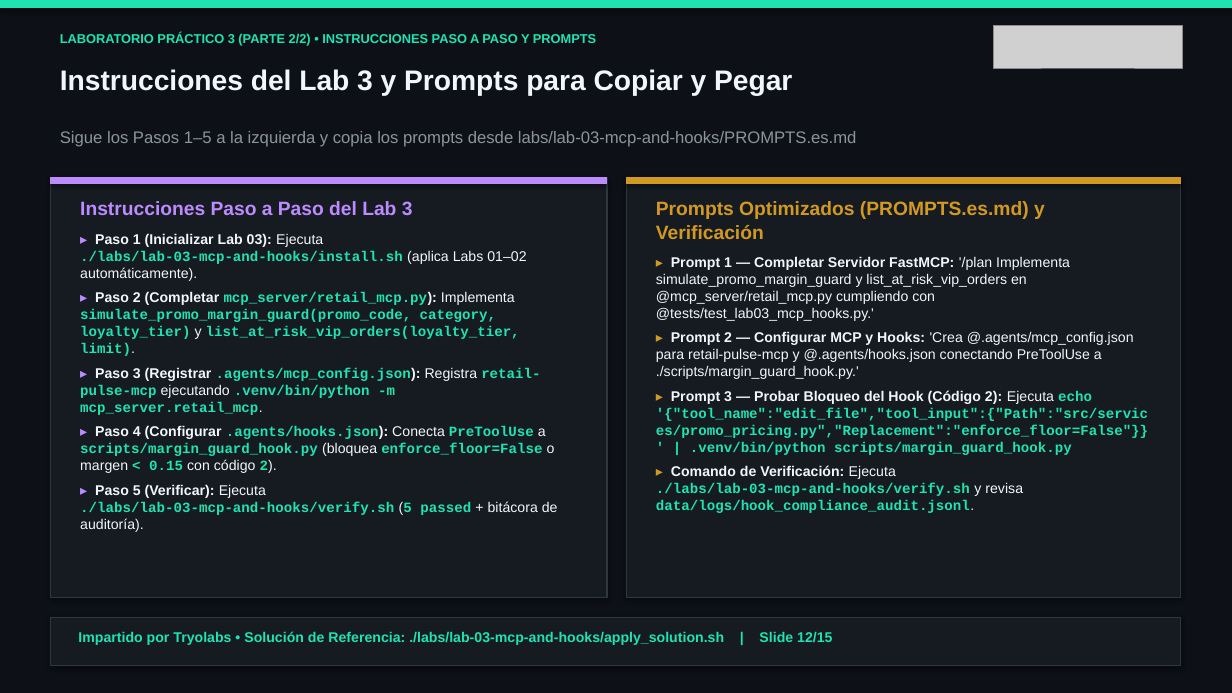
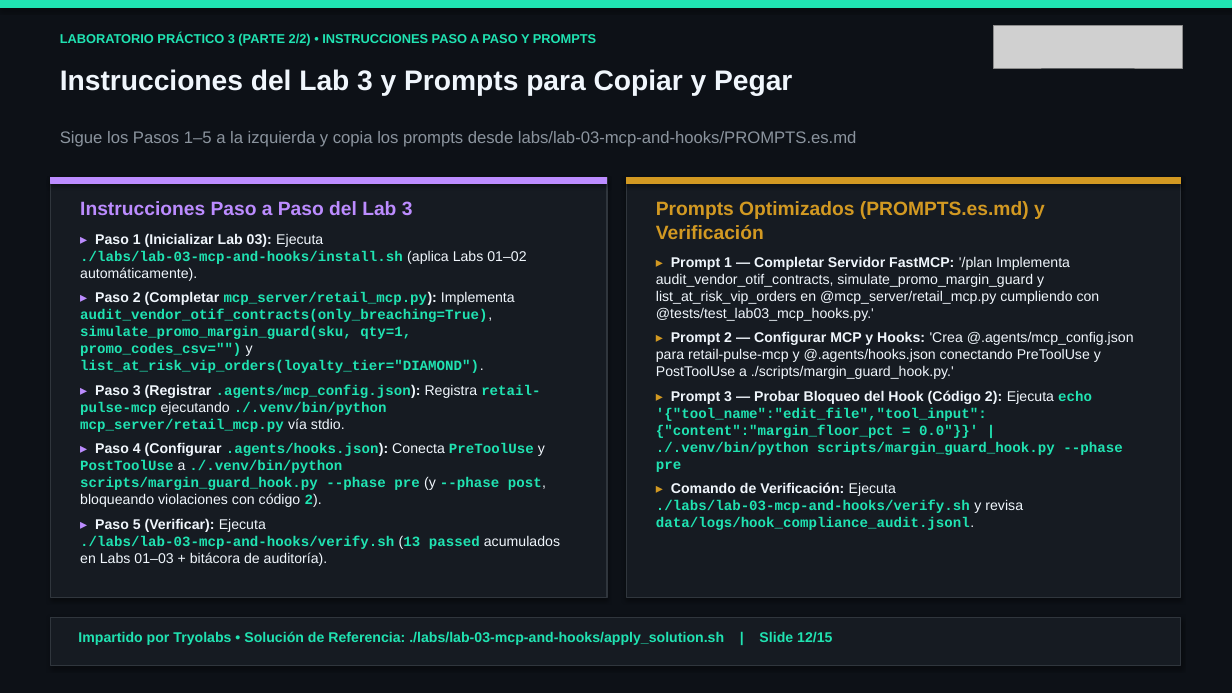
Before and after one commit to tryolabs/antigravity-workshop-retail, a slide deck: slide 12 of slides/antigravity_retail_workshop_es.pptx. Drawn at 1232x693 pixels with LibreOffice and Linux fonts; fonts in the diff are those of the drawing; grey boxes stand for pictures. Boxes give left, top, right and bottom in pixels: in the first picture for what was removed or moved away, otherwise in the second. Text is boxed around its words. In the diff, an @@ line names an element or a change of style, - is before the commit and + after.

```diff
--- a/slides/antigravity_retail_workshop_es.pptx
+++ b/slides/antigravity_retail_workshop_es.pptx
@@ text at [656,256,1134,472]: text changed; bold off @@
-▸ Prompt 1 — Completar Servidor FastMCP: '/plan Implementa simulate_promo_margin_guard y list_at_risk_vip_orders en @mcp_server/retail_mcp.py cumpliendo con @tests/test_lab03_mcp_hooks.py.'
-▸ Prompt 2 — Configurar MCP y Hooks: 'Crea @.agents/mcp_config.json para retail-pulse-mcp y @.agents/hooks.json conectando PreToolUse a ./scripts/margin_guard_hook.py.'
-▸ Prompt 3 — Probar Bloqueo del Hook (Código 2): Ejecuta echo '{"tool_name":"edit_file","tool_input":{"Path":"src/services/promo_pricing.py","Replacement":"enforce_floor=False"}}' | .venv/bin/python scripts/margin_guard_hook.py
+▸ Prompt 1 — Completar Servidor FastMCP: '/plan Implementa audit_vendor_otif_contracts, simulate_promo_margin_guard y list_at_risk_vip_orders en @mcp_server/retail_mcp.py cumpliendo con @tests/test_lab03_mcp_hooks.py.'
+▸ Prompt 2 — Configurar MCP y Hooks: 'Crea @.agents/mcp_config.json para retail-pulse-mcp y @.agents/hooks.json conectando PreToolUse y PostToolUse a ./scripts/margin_guard_hook.py.'
+▸ Prompt 3 — Probar Bloqueo del Hook (Código 2): Ejecuta echo '{"tool_name":"edit_file","tool_input":{"content":"margin_floor_pct = 0.0"}}' | ./.venv/bin/python scripts/margin_guard_hook.py --phase pre
@@ text at [80,291,560,566]: text changed @@
-▸ Paso 2 (Completar mcp_server/retail_mcp.py): Implementa simulate_promo_margin_guard(promo_code, category, loyalty_tier) y list_at_risk_vip_orders(loyalty_tier, limit).
-▸ Paso 3 (Registrar .agents/mcp_config.json): Registra retail-pulse-mcp ejecutando .venv/bin/python -m mcp_server.retail_mcp.
-▸ Paso 4 (Configurar .agents/hooks.json): Conecta PreToolUse a scripts/margin_guard_hook.py (bloquea enforce_floor=False o margen < 0.15 con código 2).
-▸ Paso 5 (Verificar): Ejecuta ./labs/lab-03-mcp-and-hooks/verify.sh (5 passed + bitácora de auditoría).
+▸ Paso 2 (Completar mcp_server/retail_mcp.py): Implementa audit_vendor_otif_contracts(only_breaching=True), simulate_promo_margin_guard(sku, qty=1, promo_codes_csv="") y list_at_risk_vip_orders(loyalty_tier="DIAMOND").
+▸ Paso 3 (Registrar .agents/mcp_config.json): Registra retail-pulse-mcp ejecutando ./.venv/bin/python mcp_server/retail_mcp.py vía stdio.
+▸ Paso 4 (Configurar .agents/hooks.json): Conecta PreToolUse y PostToolUse a ./.venv/bin/python scripts/margin_guard_hook.py --phase pre (y --phase post, bloqueando violaciones con código 2).
+▸ Paso 5 (Verificar): Ejecuta ./labs/lab-03-mcp-and-hooks/verify.sh (13 passed acumulados en Labs 01–03 + bitácora de auditoría).
```
Also in this commit, not shown: 8 other slides changed, 44 other files.
